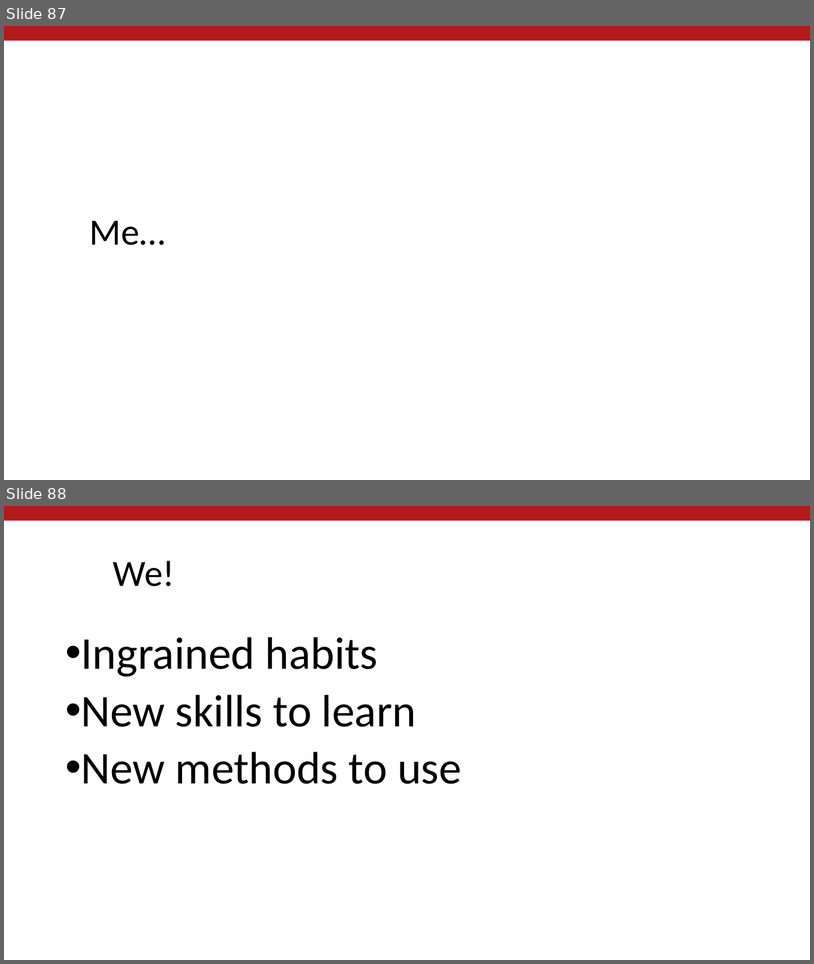
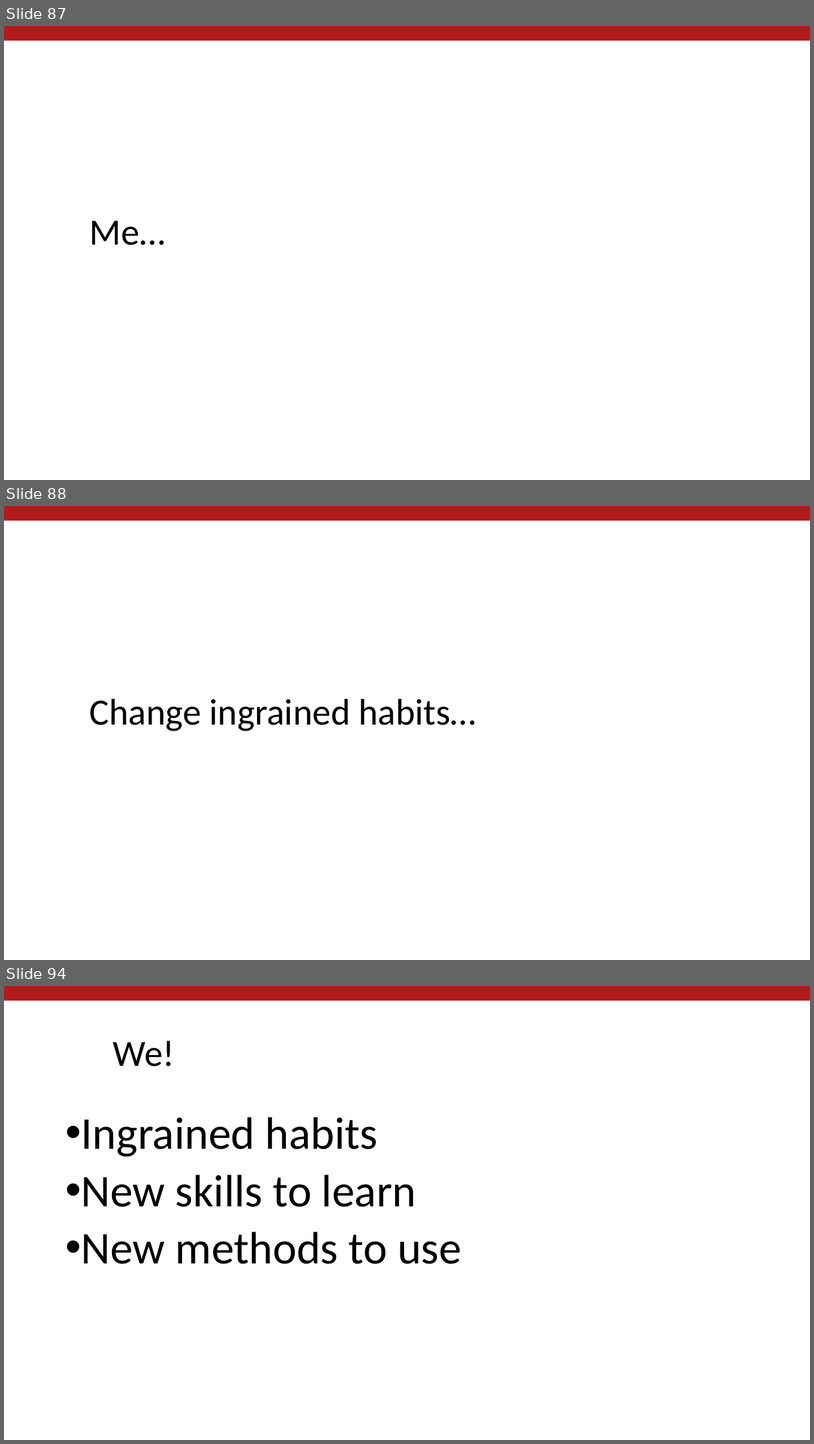
Before and after one commit to labordynamicsinstitute/replicability-presentation2019, a slide deck: Vilhuber-Presentation2019-Montreal-2019-04-05.pptx. Shown one above the other, each under a label of ours: slides 87 and 88 before the commit, slides 87, 88 and 94 after it; the slides between them are not shown. The pictures are 814x964 and 814x1444 pixels, drawn with LibreOffice and Linux fonts; fonts in the diff are those of the drawing; background and template pictures are left out. Boxes give left, top, right and bottom in pixels: in the first picture for what was removed or moved away, otherwise in the second. Text is boxed around its words. In the diff, an @@ line names an element or a change of style, - is before the commit and + after.

```diff
--- a/Vilhuber-Presentation2019-Montreal-2019-04-05.pptx
+++ b/Vilhuber-Presentation2019-Montreal-2019-04-05.pptx
@@ slide 88 added at (x1=4, y1=506, x2=810, y2=960), background #FFFFFF; not listed: 1 template element that a slide beside it also shows @@
@@ title added at (x1=90, y1=699, x2=476, y2=731), 44 pt, text #000000 @@
+Change ingrained habits…
@@ what was slide 88 is now slide 94 @@
```
Also in this commit, not shown: 6 other slides added, 1 other file.
